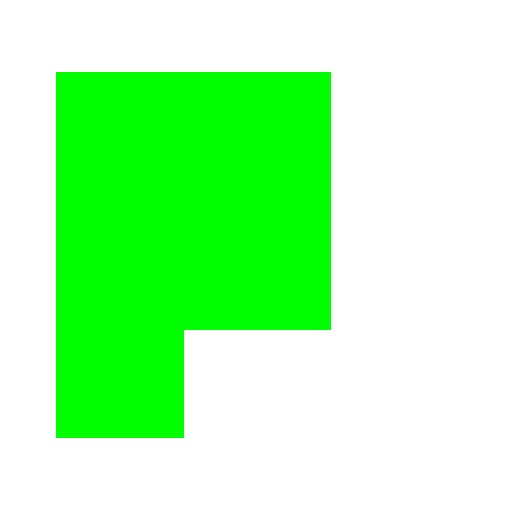
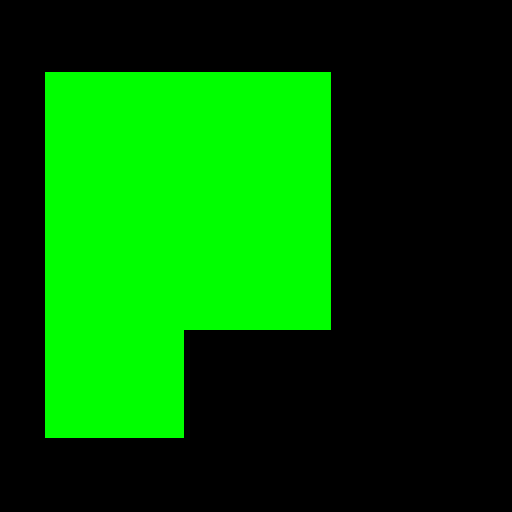
Two versions of the same layered image (w=512, h=512). Layer-by-layer changes:
added layer "Pasted Layer #1" above "Layer" over [45, 72, 56, 438]
added layer "Layer #1" above "Pasted Layer" over [0, 0, 512, 512]
